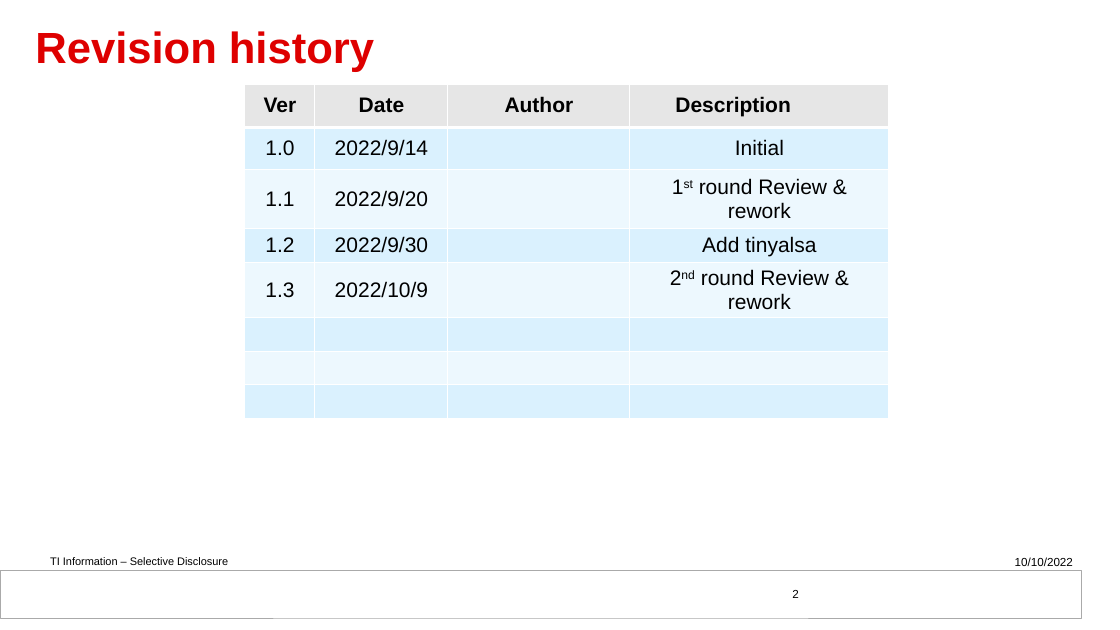
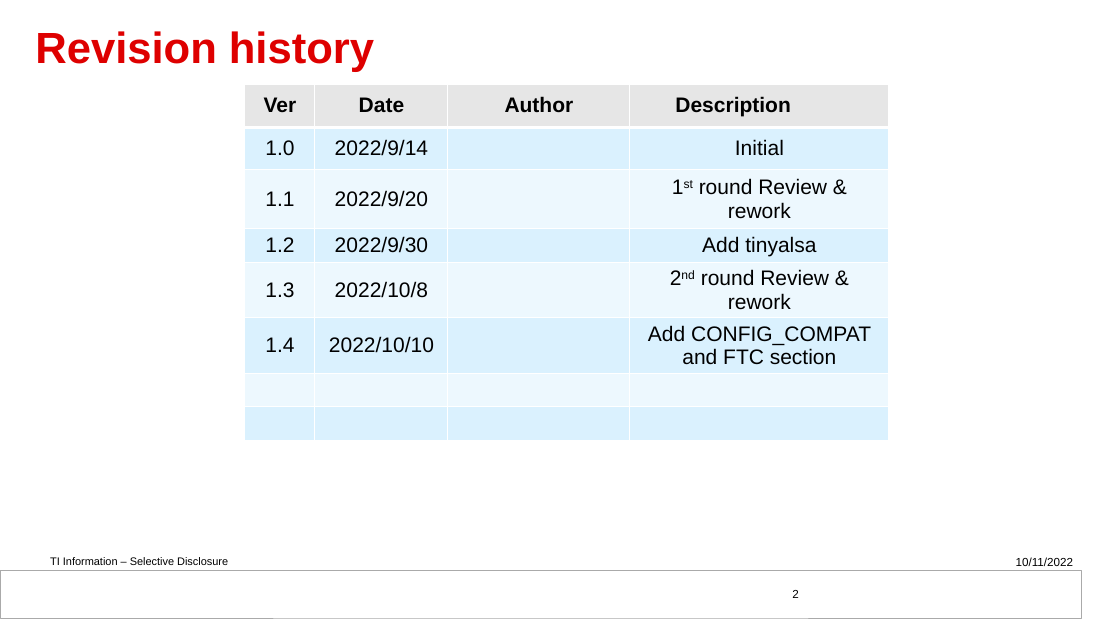
Before and after one commit to DynamicDevices/tas2781-linux-driver, a slide deck: slide 2 of doc/Guideline for tas2781 Linux driver based on BBB.pptx. Drawn at 1120x630 pixels with LibreOffice and Linux fonts; fonts in the diff are those of the drawing; background and template pictures are left out. Boxes give left, top, right and bottom in pixels: in the first picture for what was removed or moved away, otherwise in the second. Text is boxed around its words. In the diff, an @@ line names an element or a change of style, - is before the commit and + after.

Commit message:
Add decription of CONFIG_COMPAT in Guideline

```diff
--- a/doc/Guideline for tas2781 Linux driver based on BBB.pptx
+++ b/doc/Guideline for tas2781 Linux driver based on BBB.pptx
@@ table at (245,84,889,447) @@
-row 5: 1.3 | 2022/10/9 |  | 2nd round Review & rework
+row 5: 1.3 | 2022/10/8 |  | 2nd round Review & rework
+row 6: 1.4 | 2022/10/10 |  | Add CONFIG_COMPAT and FTC section
-row 8:  |  |  | 
@@ text at (1016,557,1073,566): text changed @@
-10/10/2022
+10/11/2022
```
Also in this commit, not shown: 7 other slides changed, 1 slide added.
